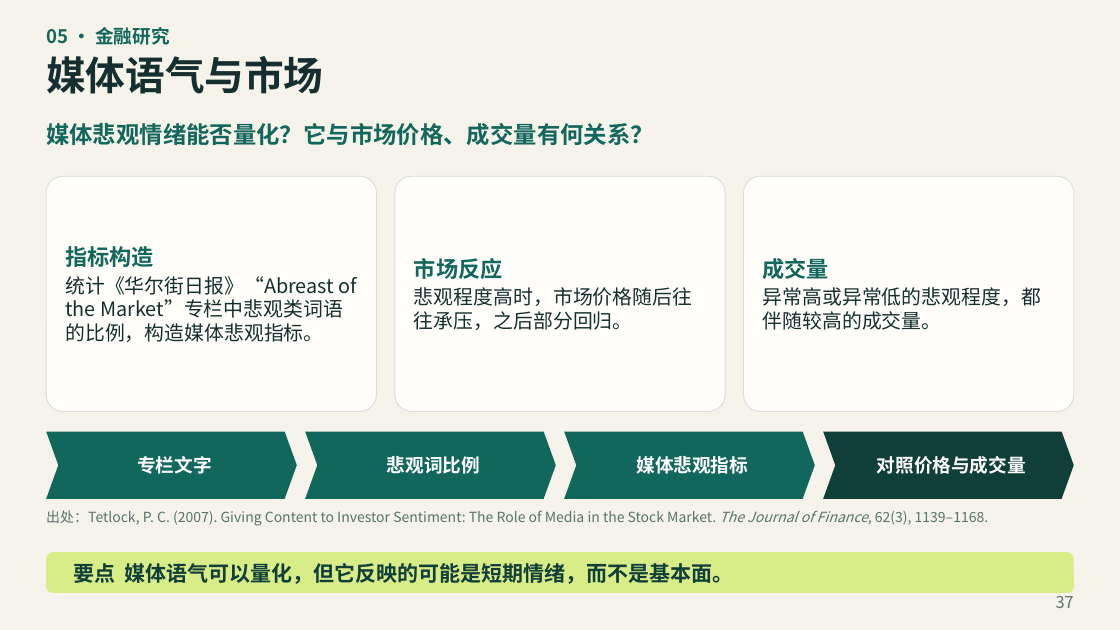
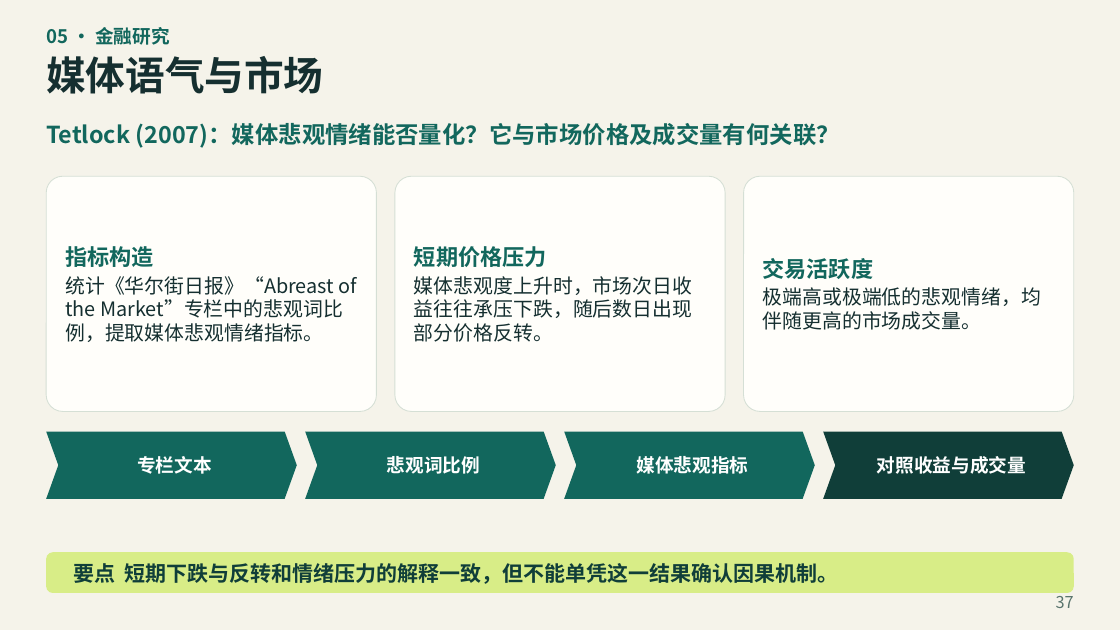
Before and after one commit to jefeerzhang/jefeerzhang.github.io, a slide deck: slide 37 of courses/big-data-finance/text-analysis/文本分析教学PPT.pptx. Drawn at 1120x630 pixels with LibreOffice and Linux fonts; fonts in the diff are those of the drawing. Boxes give left, top, right and bottom in pixels: in the first picture for what was removed or moved away, otherwise in the second. Text is boxed around its words. In the diff, an @@ line names an element or a change of style, - is before the commit and + after.

Commit message:
fix(文本分析): 修正课件概念与互动演示
纠正主题模型、词频和金融文献的表述，修复互动页关键词按钮，并同步课件 PDF 与 PPTX。

```diff
--- a/courses/big-data-finance/text-analysis/文本分析教学PPT.pptx
+++ b/courses/big-data-finance/text-analysis/文本分析教学PPT.pptx
@@ text at (x1=46, y1=123, x2=840, y2=148): text changed @@
-媒体悲观情绪能否量化？它与市场价格、成交量有何关系？
+Tetlock (2007)：媒体悲观情绪能否量化？它与市场价格及成交量有何关联？
@@ text in rounded rectangle at (x1=414, y1=246, x2=692, y2=342): text changed @@
-市场反应
-悲观程度高时，市场价格随后往往承压，之后部分回归。
+短期价格压力
+媒体悲观度上升时，市场次日收益往往承压下跌，随后数日出现部分价格反转。
@@ text in rounded rectangle at (x1=763, y1=258, x2=1041, y2=330): text changed @@
-成交量
-异常高或异常低的悲观程度，都伴随较高的成交量。
+交易活跃度
+极端高或极端低的悲观情绪，均伴随更高的市场成交量。
@@ text in rounded rectangle at (x1=65, y1=276, x2=358, y2=342): text changed @@
-统计《华尔街日报》“Abreast of the Market”专栏中悲观类词语的比例，构造媒体悲观指标。
+统计《华尔街日报》“Abreast of the Market”专栏中的悲观词比例，提取媒体悲观情绪指标。
@@ text in chevron at (x1=137, y1=456, x2=211, y2=474): text changed @@
-专栏文字
+专栏文本
@@ text in chevron at (x1=877, y1=456, x2=1026, y2=474): text changed @@
-对照价格与成交量
+对照收益与成交量
@@ text removed at (x1=46, y1=510, x2=989, y2=526) @@
-出处：Tetlock, P. C. (2007). Giving Content to Investor Sentiment: The Role of Media in the Stock Market. The Journal of Finance, 62(3), 1139–1168.
@@ text in rounded rectangle at (x1=73, y1=563, x2=839, y2=584): text changed @@
-要点 媒体语气可以量化，但它反映的可能是短期情绪，而不是基本面。
+要点 短期下跌与反转和情绪压力的解释一致，但不能单凭这一结果确认因果机制。
```
Also in this commit, not shown: 40 other slides changed, 3 other files.
